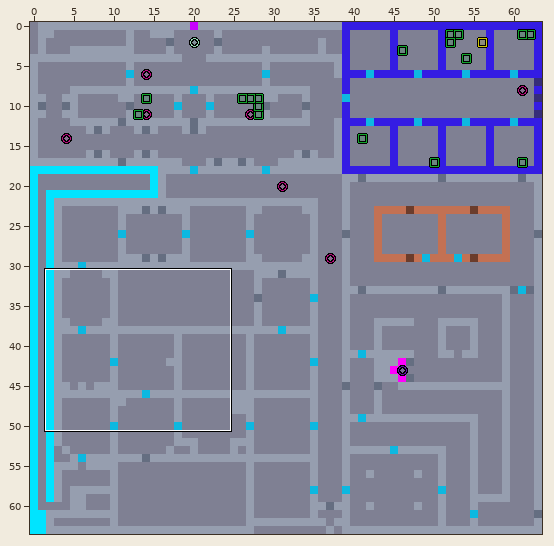
Level history. LDtk project: assets/levels/pxlwolf.ldtk. Above, an overview of the earlier version with the close-up marked.
Close-up. Before the edit:
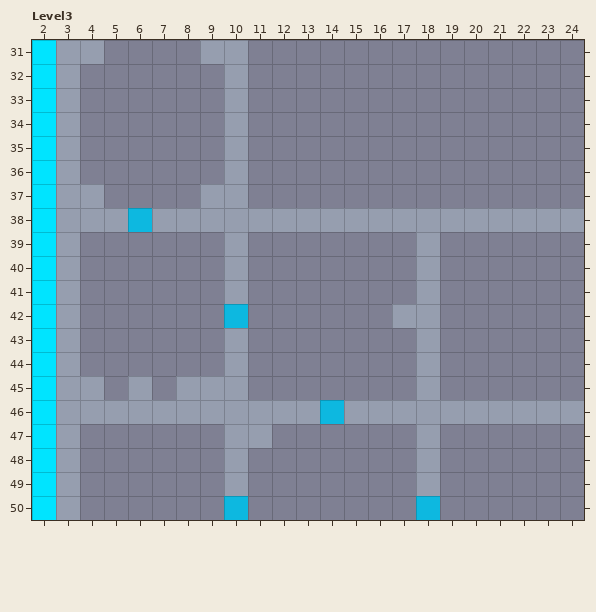
Cells are 16x16 px. Shown: Level3 x 2..24, y 31..50. The commit also changed other parts of the map, which this record leaves out.
The same view after the edit:
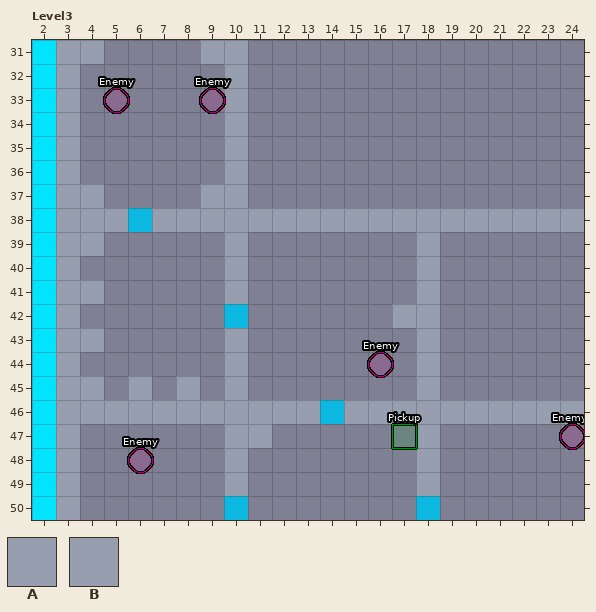
Key: from "Walls": A 1 "Stone1", B 2 "Stone2".
_ is an empty cell.
Objects are placed by their top-left corner, in cells (3,4 is the top-left corner of cell 3,4); size is 1x1 cell unless given.
From old to new:
Layer "Walls":
Tile A now appears in row 39 at x 4; in row 41 at x 4; in row 43 at x 4.
Tile B is removed in row 45 at x 9.
Layer "Entities":
A new object: "Enemy" ellipse at 24,47.
A new object: "Pickup" rectangle at 17,47.
A new object: "Enemy" ellipse at 6,48.
A new object: "Enemy" ellipse at 16,44.
A new object: "Enemy" ellipse at 5,33.
A new object: "Enemy" ellipse at 9,33.
